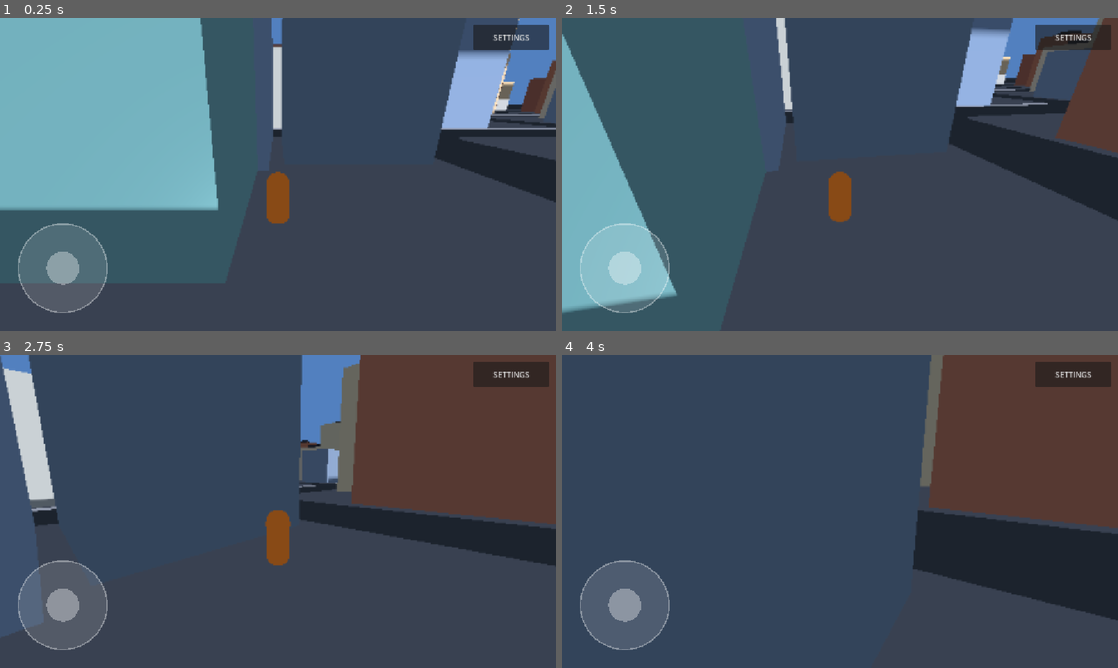
Above: before the commit, frames 1-4 (two rows, left to right).
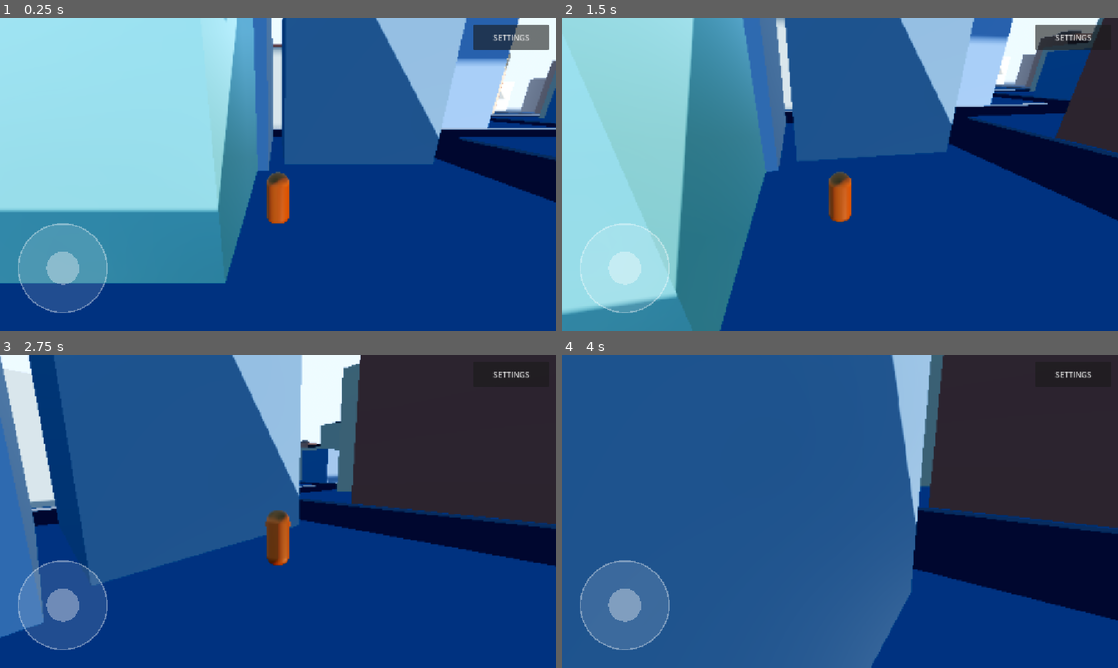
Above: after the commit, the same moments.

Repository: jalal-gta/my-gta-world
Game: Godot game, scene res://scenes/main.tscn
The game is run twice, just before and just after one commit, with the same random seed, the same clock (stepped at 60 frames per second) and the same inputs.
Inputs (mouse positions are in pixels of both pictures, inside the frame that each line leads up to):
- Up to frame 1 (0.25 s): no input
- Up to frame 2 (1.5 s): tap Enter at 0.5 s; drag from (623, 268) to (895, 105) at 0.52 s; drag from (728, 190) to (812, 237) at 1.27 s
- Up to frame 3 (2.75 s): tap Space (jump) at 2 s; move the mouse to (289, 505) at 2.02 s; hold W (move_forward) from 2.03 s (still down); tap E (interact) at 2.1 s
- Up to frame 4 (4 s): keep holding W (move_forward); move the mouse to (834, 517) at 2.77 s; tap Shift (sprint) at 2.85 s; click (834, 517) at 2.92 s; tap Space (jump) at 3.02, 3.77 s; move the mouse to (878, 514) at 3.52 s; tap E (interact) at 3.6 s

The runs differ from the first frame. In frame 1, 99% of the frame differs, in the area x 0-100%, y 0-100%; in frame 2, 98%; in frame 3, 97%; in frame 4, 99%.

Commit message:
Graphics upgrade: sky, lighting, building and car materials

Diff:
--- a/scenes/main.tscn
+++ b/scenes/main.tscn
@@ -1,18 +1,43 @@
-[gd_scene load_steps=11 format=3 uid="uid://b0mygtaworld1"]
+[gd_scene load_steps=13 format=3 uid="uid://b0mygtaworld1"]
 
 [ext_resource type="Script" path="res://scripts/main.gd" id="1_main"]
 [ext_resource type="Script" path="res://scripts/player.gd" id="2_player"]
 [ext_resource type="Script" path="res://scripts/settings_ui.gd" id="3_ui"]
 
+[sub_resource type="ProceduralSkyMaterial" id="SkyMat_day"]
+sky_top_color = Color(0.22, 0.44, 0.78, 1)
+sky_horizon_color = Color(0.76, 0.85, 0.94, 1)
+sky_curve = 0.09
+sky_energy_multiplier = 1.0
+ground_bottom_color = Color(0.16, 0.15, 0.14, 1)
+ground_horizon_color = Color(0.76, 0.85, 0.94, 1)
+ground_curve = 0.06
+sun_angle_max = 25.0
+sun_curve = 0.06
+
+[sub_resource type="Sky" id="Sky_day"]
+sky_material = SubResource("SkyMat_day")
+
 [sub_resource type="Environment" id="Environment_sky"]
-background_mode = 1
-background_color = Color(0.32, 0.5, 0.75, 1)
-ambient_light_source = 2
-ambient_light_color = Color(0.7, 0.78, 0.9, 1)
-ambient_light_energy = 0.7
+background_mode = 2
+sky = SubResource("Sky_day")
+ambient_light_source = 3
+ambient_light_energy = 0.85
+tonemap_mode = 3
+adjustment_enabled = true
+adjustment_brightness = 1.03
+adjustment_contrast = 1.05
+adjustment_saturation = 1.15
+fog_enabled = true
+fog_mode = 1
+fog_light_color = Color(0.74, 0.83, 0.93, 1)
+fog_light_energy = 1.0
+fog_sun_scatter = 0.15
+fog_depth_begin = 77.0
+fog_depth_end = 220.0
 
 [sub_resource type="StandardMaterial3D" id="Mat_ground"]
-albedo_color = Color(0.23, 0.24, 0.25, 1)
+albedo_color = Color(0.19, 0.19, 0.21, 1)
 roughness = 1.0
 
 [sub_resource type="PlaneMesh" id="Mesh_ground"]
@@ -27,8 +52,9 @@
 height = 1.7
 
 [sub_resource type="StandardMaterial3D" id="Mat_player"]
-albedo_color = Color(0.9, 0.45, 0.15, 1)
-roughness = 0.7
+albedo_color = Color(0.88, 0.42, 0.13, 1)
+metallic = 0.05
+roughness = 0.55
 
 [sub_resource type="CapsuleMesh" id="Mesh_player"]
 material = SubResource("Mat_player")
@@ -38,14 +64,16 @@
 [node name="Main" type="Node3D"]
 script = ExtResource("1_main")
 
-[node name="WorldEnvironment" type="WorldEnvironment" parent="."]
+[node name="WorldEnvironment" type="WorldEnvironment" parent="." groups=["world_env"]]
 environment = SubResource("Environment_sky")
 
 [node name="Sun" type="DirectionalLight3D" parent="." groups=["shadow_light"]]
-transform = Transform3D(1, 0, 0, 0, 0.6216, -0.7833, 0, 0.7833, 0.6216, 0, 0, 0)
-light_energy = 1.1
+transform = Transform3D(0.866, 0, 0.5, 0.383, 0.6428, -0.6634, -0.3214, 0.766, 0.5567, 0, 0, 0)
+light_color = Color(1, 0.95, 0.86, 1)
+light_energy = 1.25
 shadow_enabled = true
-directional_shadow_max_distance = 220.0
+shadow_opacity = 0.9
+directional_shadow_max_distance = 240.0
 
 [node name="Ground" type="StaticBody3D" parent="."]
 
